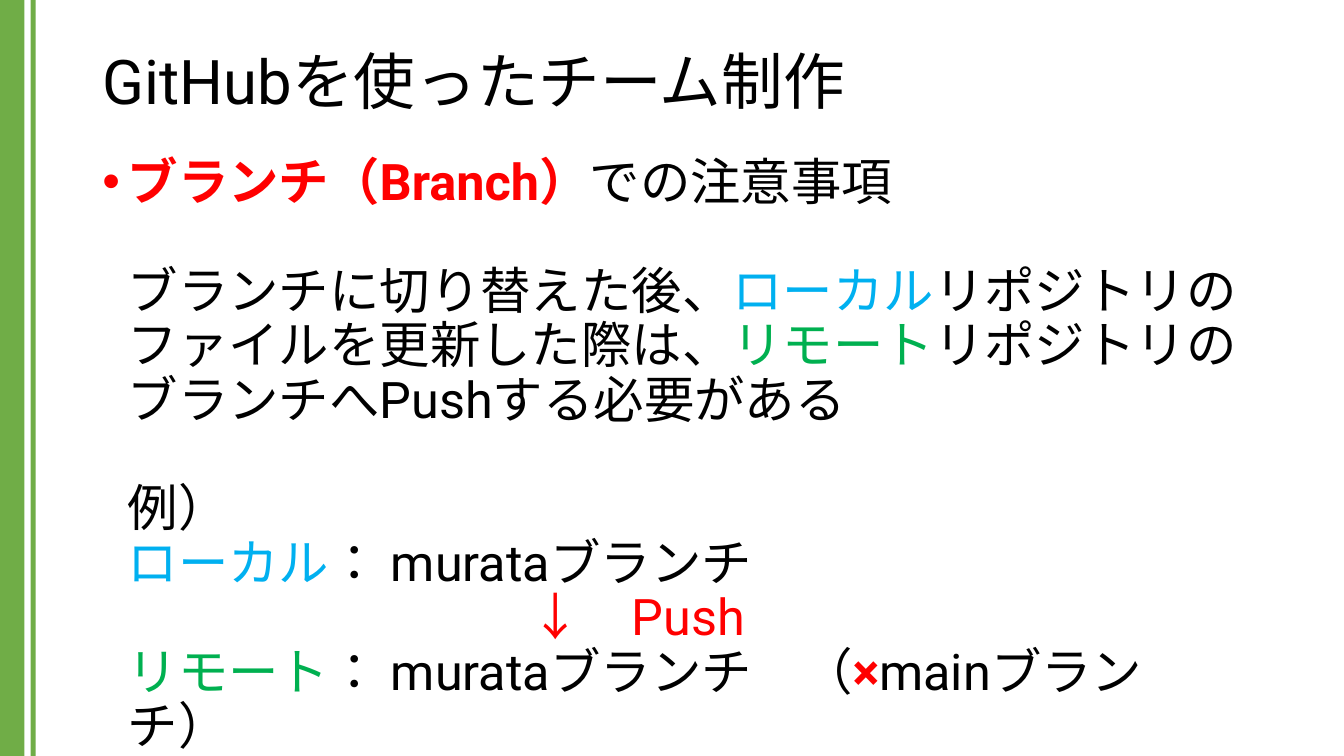
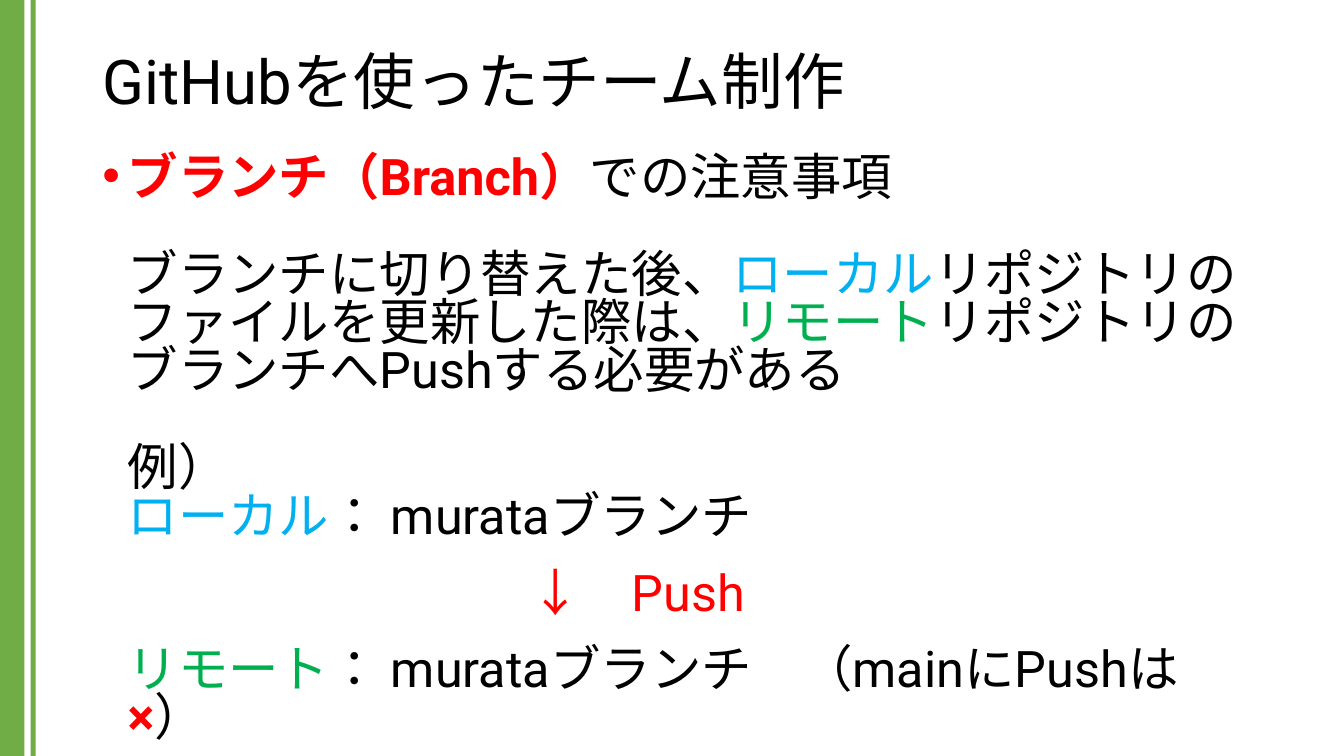
Before and after one commit to kic-murata/cpp2024, a slide deck: slide 38 of 授業資料/GitHubを用いたチーム制作.pptx (slide 37 before the commit). Drawn at 1344x756 pixels with LibreOffice and Linux fonts; fonts in the diff are those of the drawing. Boxes give left, top, right and bottom in pixels: in the first picture for what was removed or moved away, otherwise in the second. Text is boxed around its words. In the diff, an @@ line names an element or a change of style, - is before the commit and + after.

```diff
--- a/授業資料/GitHubを用いたチーム制作.pptx
+++ b/授業資料/GitHubを用いたチーム制作.pptx
@@ text at bbox=[128, 151, 1237, 700]: text changed @@
-• ブランチ（Branch）での注意事項
-  ブランチに切り替えた後、ローカルリポジトリのファイルを更新した際は、リモートリポジトリのブランチへPushする必要がある
-  例）
-  ローカル： murataブランチ
-  ↓ Push
-  リモート： murataブランチ （×mainブランチ）
+• ブランチ（Branch）での注意事項
+  ブランチに切り替えた後、ローカルリポジトリのファイルを更新した際は、リモートリポジトリのブランチへPushする必要がある
+  例）
+  ローカル： murataブランチ
+  ↓ Push
+  リモート： murataブランチ （mainにPushは×）
```
Also in this commit, not shown: 8 other slides changed, 7 slides added, 1 other file.
